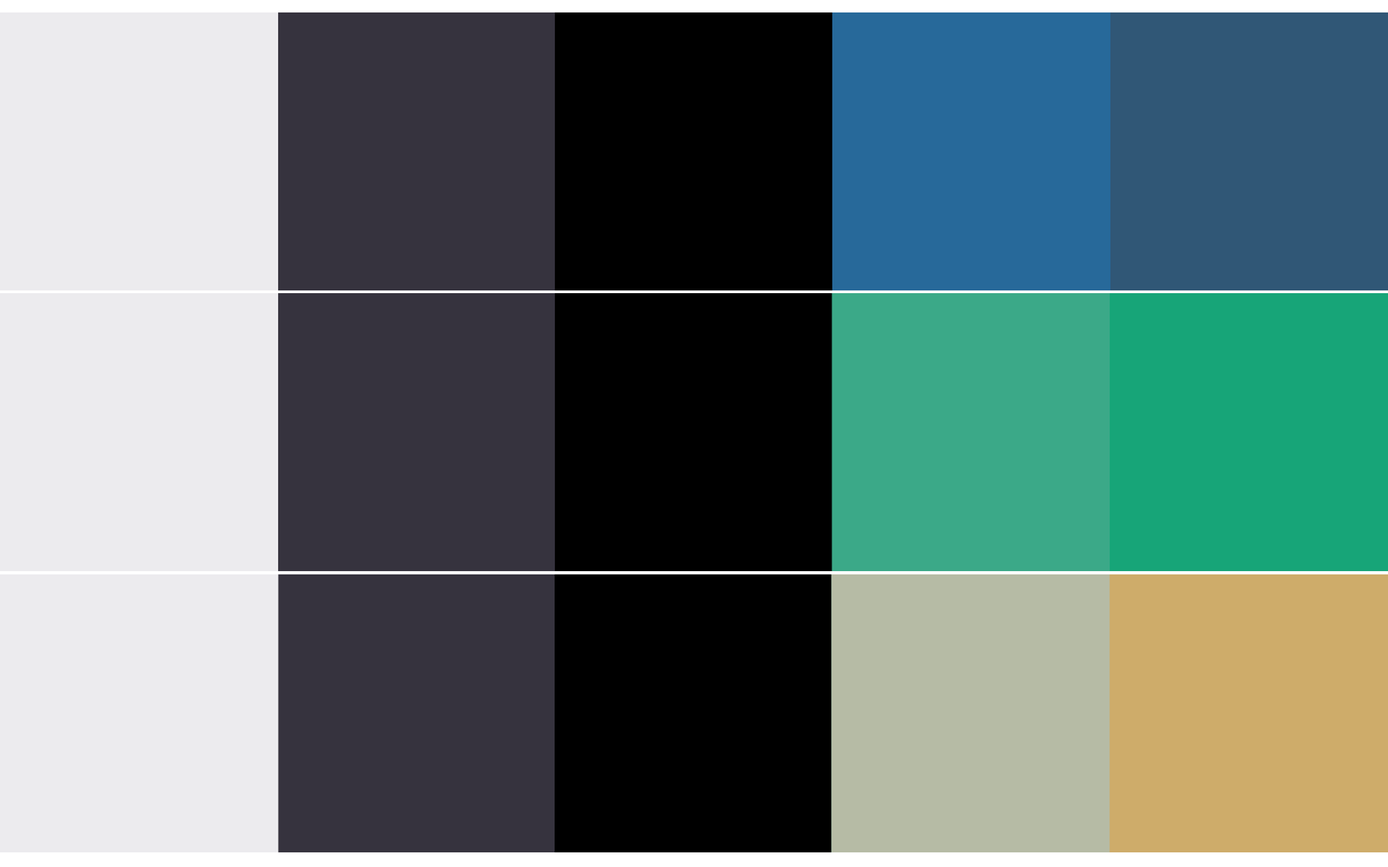
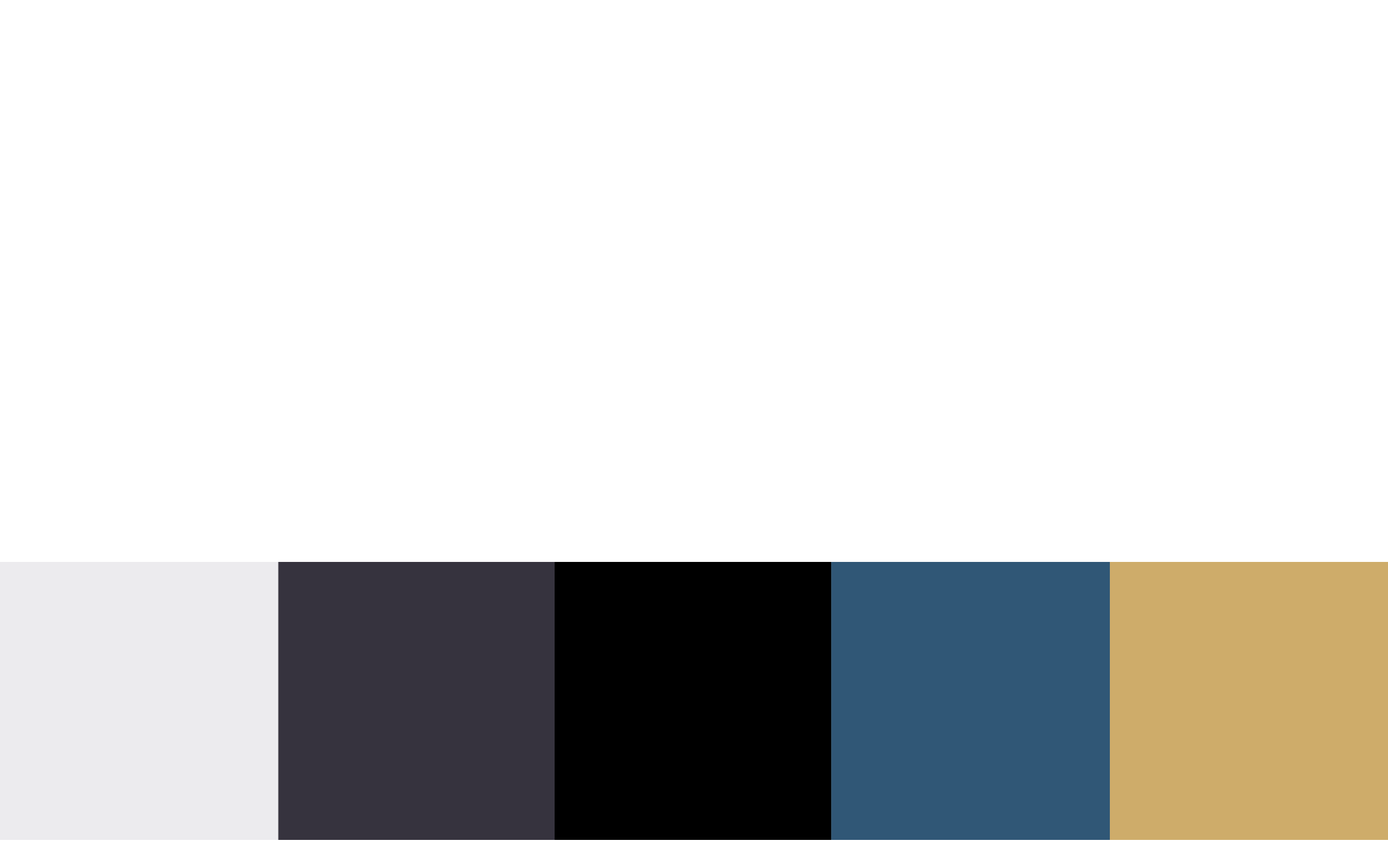
Layers edited between the first and the second 1388 x 867 image:
hid "Layer 6 copy" over [left=0, top=12, right=1388, bottom=853]
showed "Layer 6", painted on it over [left=0, top=562, right=1388, bottom=841]
